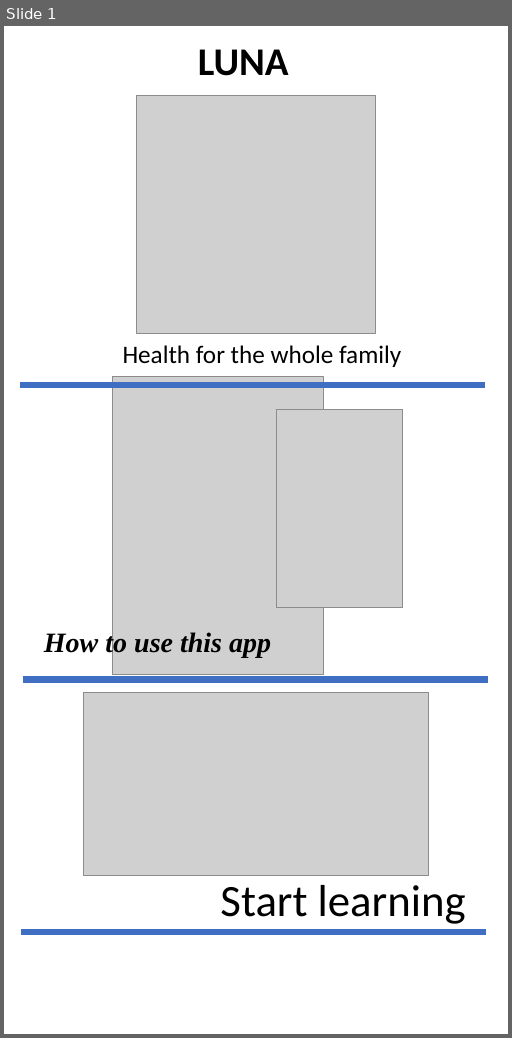
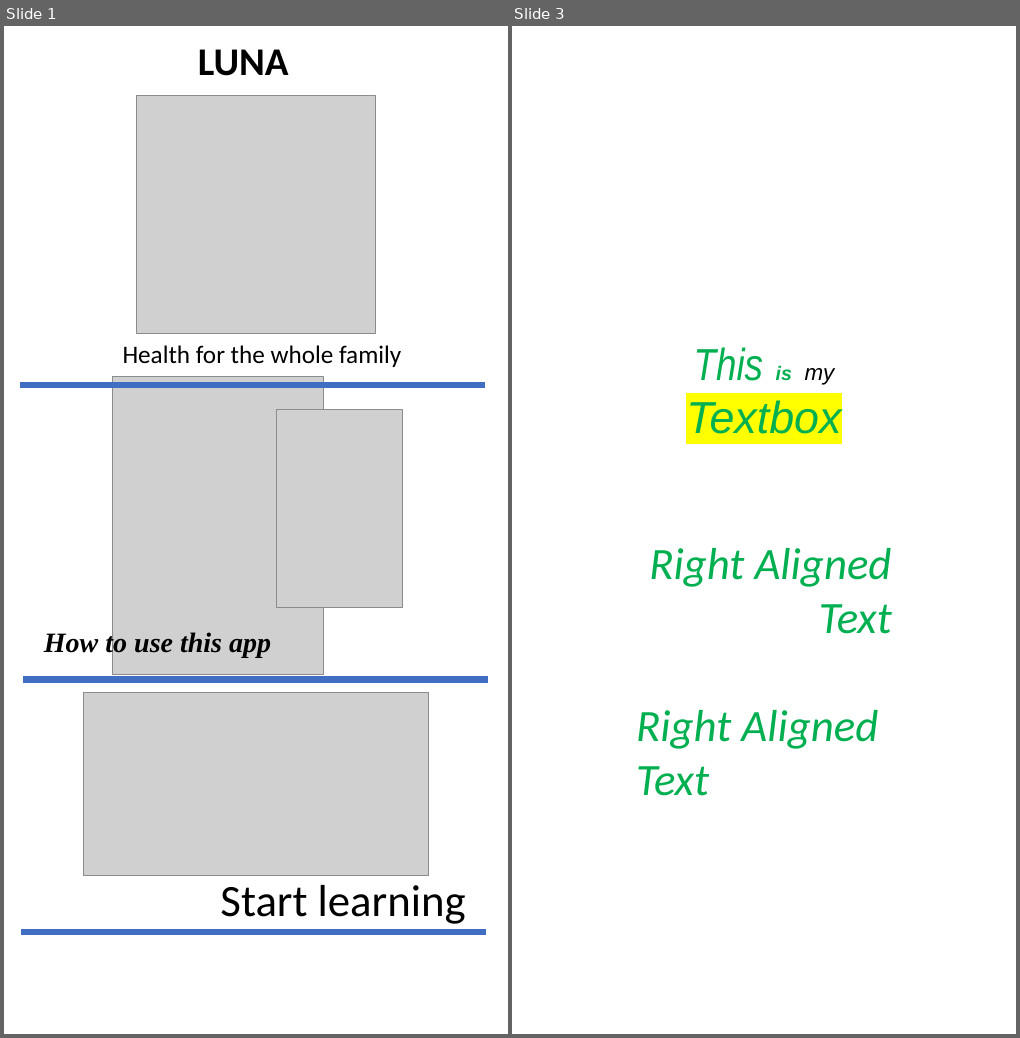
Before and after one commit to Jaswa315/Luna_Mhealth, a slide deck: luna_authoring_system/samples/Luna_sample_module.pptx. Shown side by side, each under a label of ours: slide 1 before the commit, slides 1 and 3 after it; the slides between them are not shown. The pictures are 512x1038 and 1020x1038 pixels, drawn with LibreOffice and Linux fonts; fonts in the diff are those of the drawing; grey boxes stand for pictures. Boxes give left, top, right and bottom in pixels: in the first picture for what was removed or moved away, otherwise in the second. Text is boxed around its words. In the diff, an @@ line names an element or a change of style, - is before the commit and + after.

```diff
--- a/luna_authoring_system/samples/Luna_sample_module.pptx
+++ b/luna_authoring_system/samples/Luna_sample_module.pptx
@@ slide 3 added at box(512, 26, 1016, 1034), background #FFFFFF @@
@@ text added at box(686, 347, 841, 434), 32 pt, text #00B050, italic @@
+This is my Textbox
@@ text added at box(649, 548, 892, 634), 32 pt, text #00B050, italic @@
+Right Aligned Text
@@ text added at box(636, 710, 878, 796), 32 pt, text #00B050, italic @@
+Right Aligned Text
```
Also in this commit, not shown: 1 slide changed, 11 other files.
